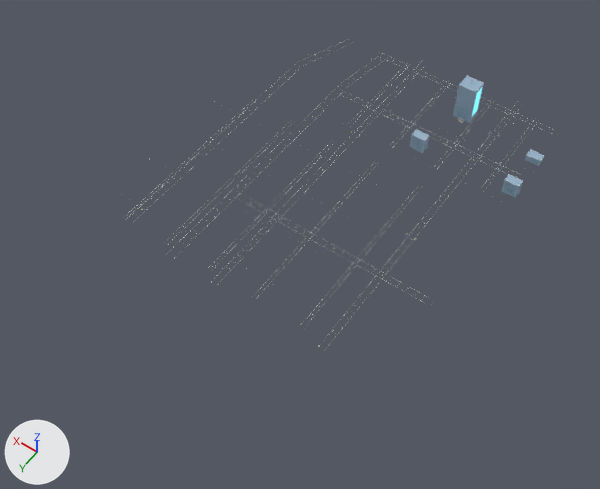
The glTF model public/assets/city/chunks/detail-sector-e.glb as it was, and as the next commit left it.
One viewpoint serves both versions: a 50 mm camera at (141.0, 1898.0, 2352.0) aimed at (1253.0, 341.0, -95.0). The lights are fixed; the arrows at lower left show +X, +Y and +Z. The picture after the commit comes second. Vertices at exactly the same position are counted once.

Names of what the first picture shows: 'curb', 'facade_tech', 'trim_light' and 3 more.
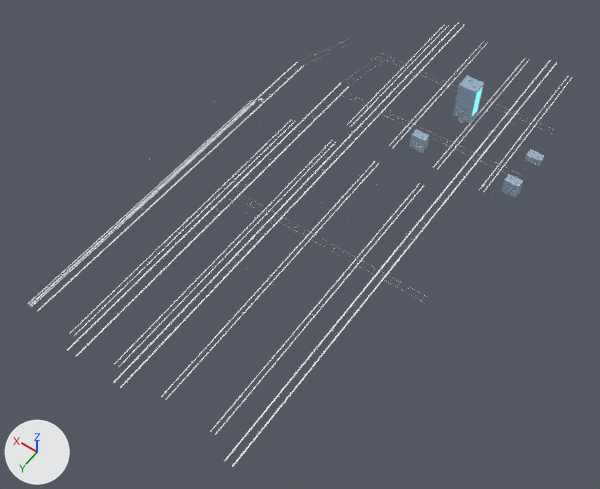
The change, as a list of edits to the scene's bpy script:
```text
Change me_trim_light:
    used by ob_trim_light; location = (0.0, 0.0, 0.0)
    remove me_trim_light.from_pydata(...)  # 496 vertices, 744 faces; spans x 681.0..1804.0, y -630.0..640.0, z 11.0..171.0
    add me_trim_light.from_pydata(...)  # 11344 vertices, 17016 faces; spans x 680.0..1811.0, y -1050.0..1200.0, z 5.0..171.0
    me_trim_light part 1: 10608 vertices added at x 680.0..1811.0, y -1050.0..1200.0, z 5.0..73.0
    other edits to the shape of me_trim_light do not show in these pictures
```

Boxes (x1, y1, x2, y2) around the edits, measured in the pictures (600 x 489 px):
'trim_light', reshaped: before (251, 59, 542, 241); after (28, 22, 573, 467)
part 1 of me_trim_light, added: after (28, 22, 573, 467)
